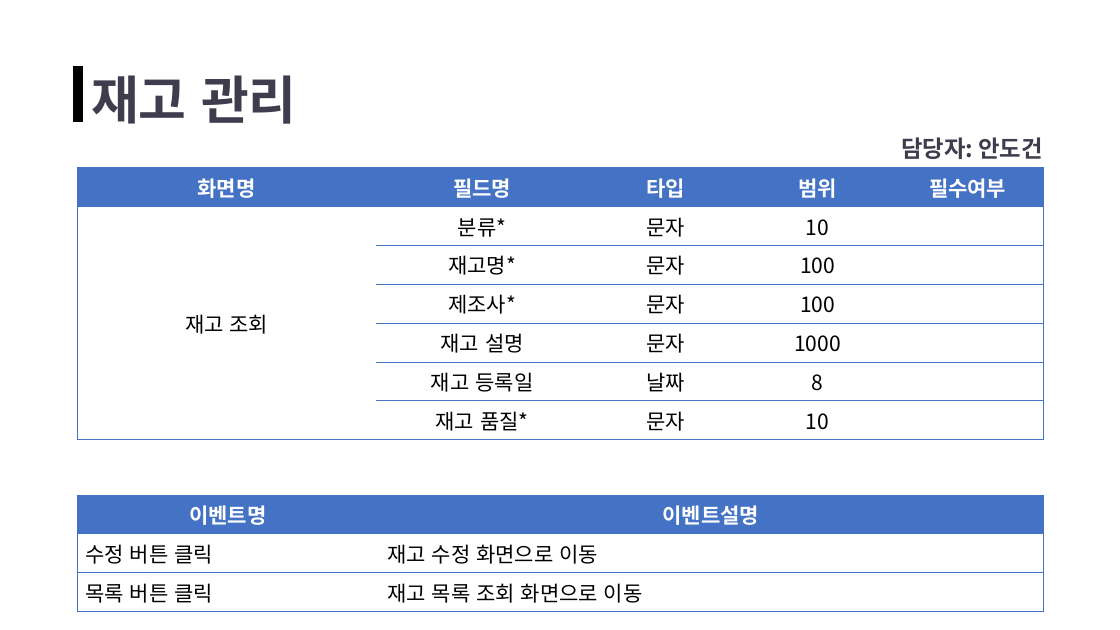
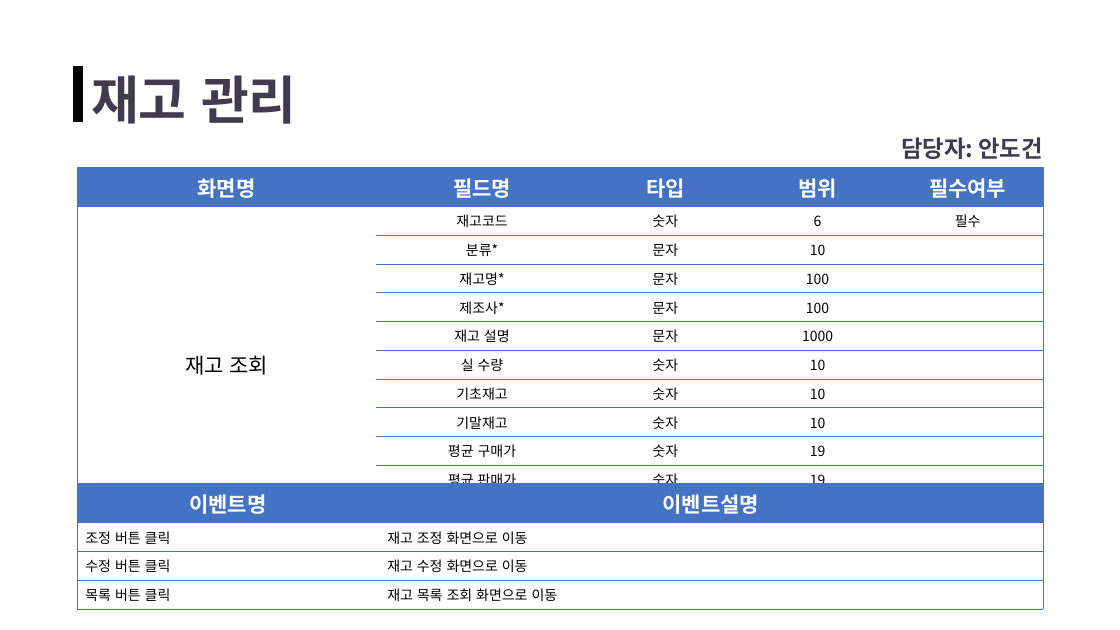
Before and after one commit to ppodong-bro/Team_OB, a slide deck: slide 7 of 분석자료/화면설계서(초안)_재고 관리.pptx. Drawn at 1120x630 pixels with LibreOffice and Linux fonts; fonts in the diff are those of the drawing. Boxes give left, top, right and bottom in pixels: in the first picture for what was removed or moved away, otherwise in the second. Text is boxed around its words. In the diff, an @@ line names an element or a change of style, - is before the commit and + after.

Commit message:
화면설계 재고 Update
화면설계 재고 Update

```diff
--- a/분석자료/화면설계서(초안)_재고 관리.pptx
+++ b/분석자료/화면설계서(초안)_재고 관리.pptx
@@ table at (77, 168, 1043, 518) @@
-row 2: 재고 조회 | 분류* | 문자 | 10 | 
+row 2: 재고 조회 | 재고코드 | 숫자 | 6 | 필수
+row 3:  | 분류* | 문자 | 10 | 
-row 6:  | 재고 등록일 | 날짜 | 8 | 
-row 7:  | 재고 품질* | 문자 | 10 | 
+row 7:  | 실 수량 | 숫자 | 10 | 
+row 8:  | 기초재고 | 숫자 | 10 | 
+row 9:  | 기말재고 | 숫자 | 10 | 
+row 10:  | 평균 구매가 | 숫자 | 19 | 
+row 11:  | 평균 판매가 | 숫자 | 19 | 
+row 12:  | 재고 총액 | 숫자 | 19 | 
@@ table at (77, 484, 1044, 605) @@
+row 2: 조정 버튼 클릭 | 재고 조정 화면으로 이동
@@ table: place and size @@
-table at (77, 495, 1044, 607)
+table at (77, 484, 1044, 605)
```
Also in this commit, not shown: 3 other slides changed, 1 slide added, 1 other file.
